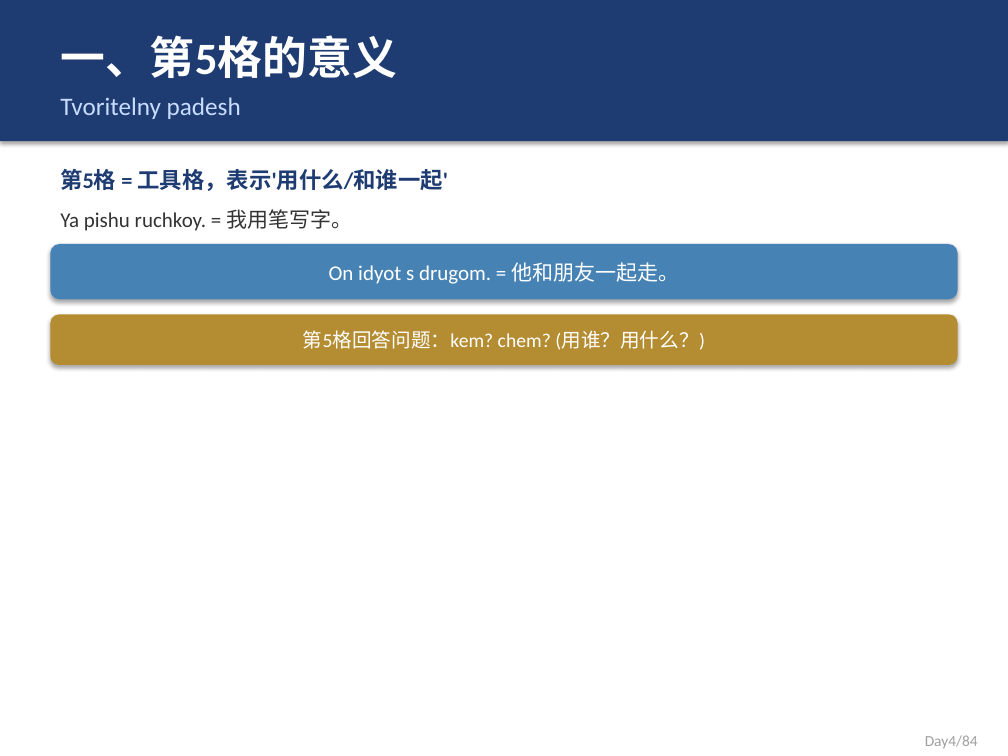
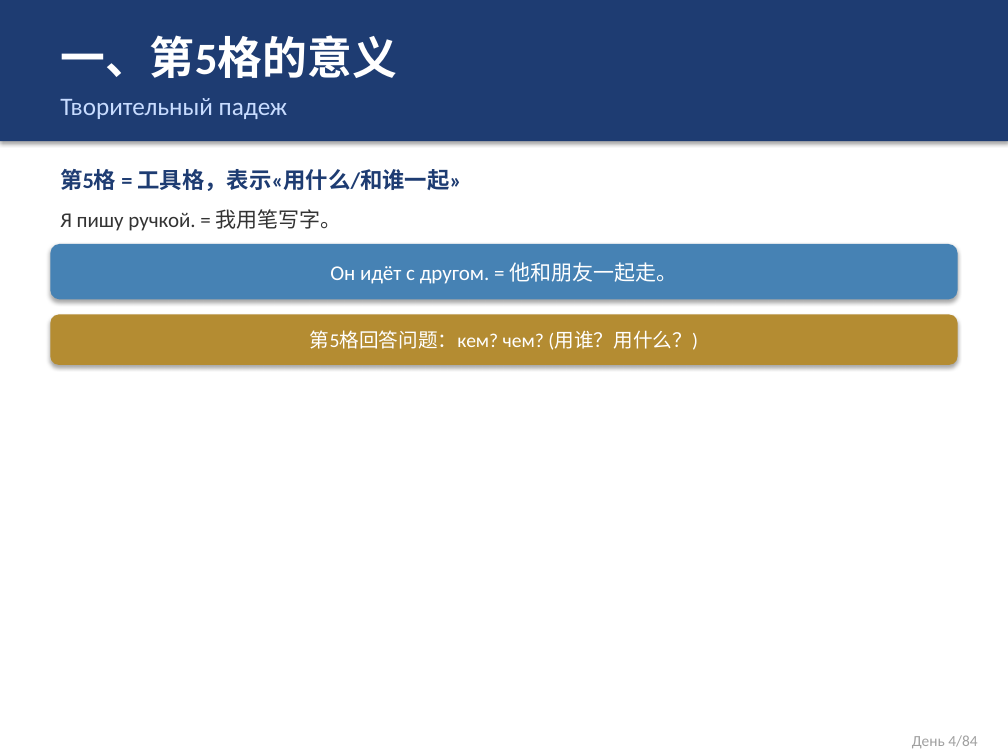
Before and after one commit to leon-lee-sys/openclaw-backup, a slide deck: slide 2 of courses/俄语课件/俄语_Day4_L1.pptx. Drawn at 1008x756 pixels with LibreOffice and Linux fonts; fonts in the diff are those of the drawing. Boxes give left, top, right and bottom in pixels: in the first picture for what was removed or moved away, otherwise in the second. Text is boxed around its words. In the diff, an @@ line names an element or a change of style, - is before the commit and + after.

```diff
--- a/courses/俄语课件/俄语_Day4_L1.pptx
+++ b/courses/俄语课件/俄语_Day4_L1.pptx
@@ text at <box>60,98,288,119</box>: text changed @@
-Tvoritelny padesh
+Творительный падеж
@@ text at <box>60,169,462,191</box>: text changed @@
-第5格 = 工具格，表示'用什么/和谁一起'
+第5格 = 工具格，表示«用什么/和谁一起»
@@ text at <box>60,209,342,231</box>: text changed @@
-Ya pishu ruchkoy. = 我用笔写字。
+Я пишу ручкой. = 我用笔写字。
@@ text in rounded rectangle at <box>330,262,678,284</box>: text changed @@
-On idyot s drugom. = 他和朋友一起走。
+Он идёт с другом. = 他和朋友一起走。
@@ text in rounded rectangle at <box>310,330,698,350</box>: text changed @@
-第5格回答问题：kem? chem? (用谁？用什么？)
+第5格回答问题：кем? чем? (用谁？用什么？)
@@ text at <box>912,735,977,748</box>: text changed @@
-Day4/84
+День 4/84
```
Also in this commit, not shown: 3 other slides changed, 1 slide removed, 10 other files.
